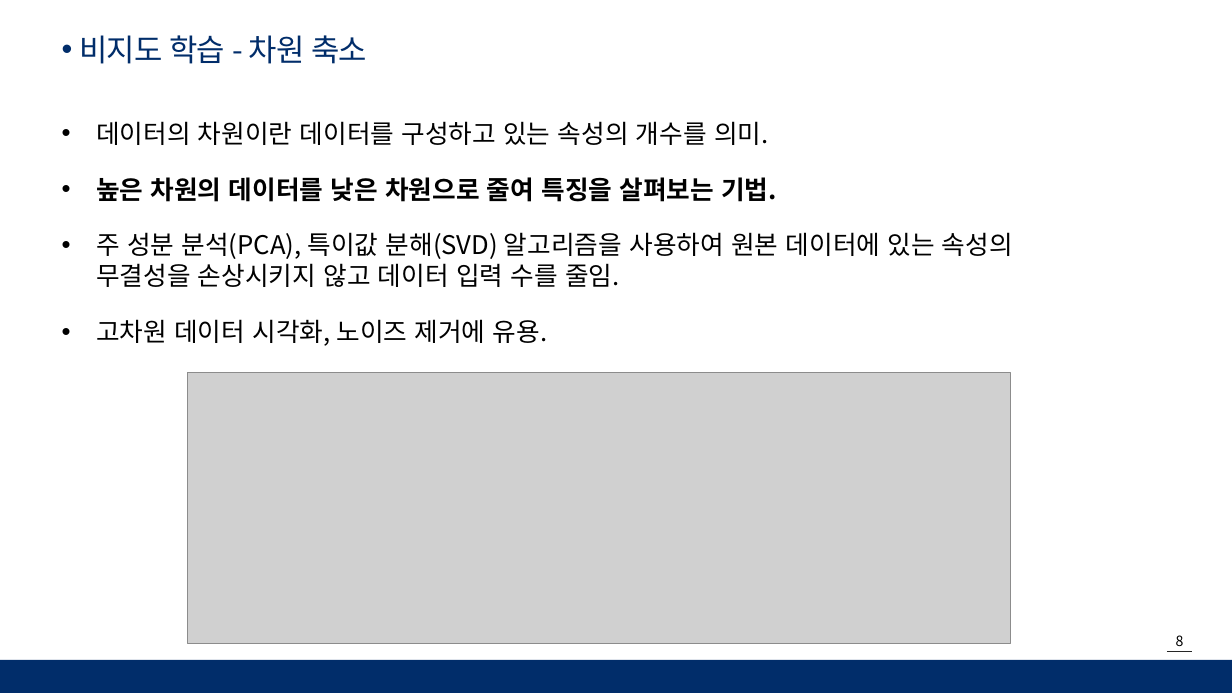
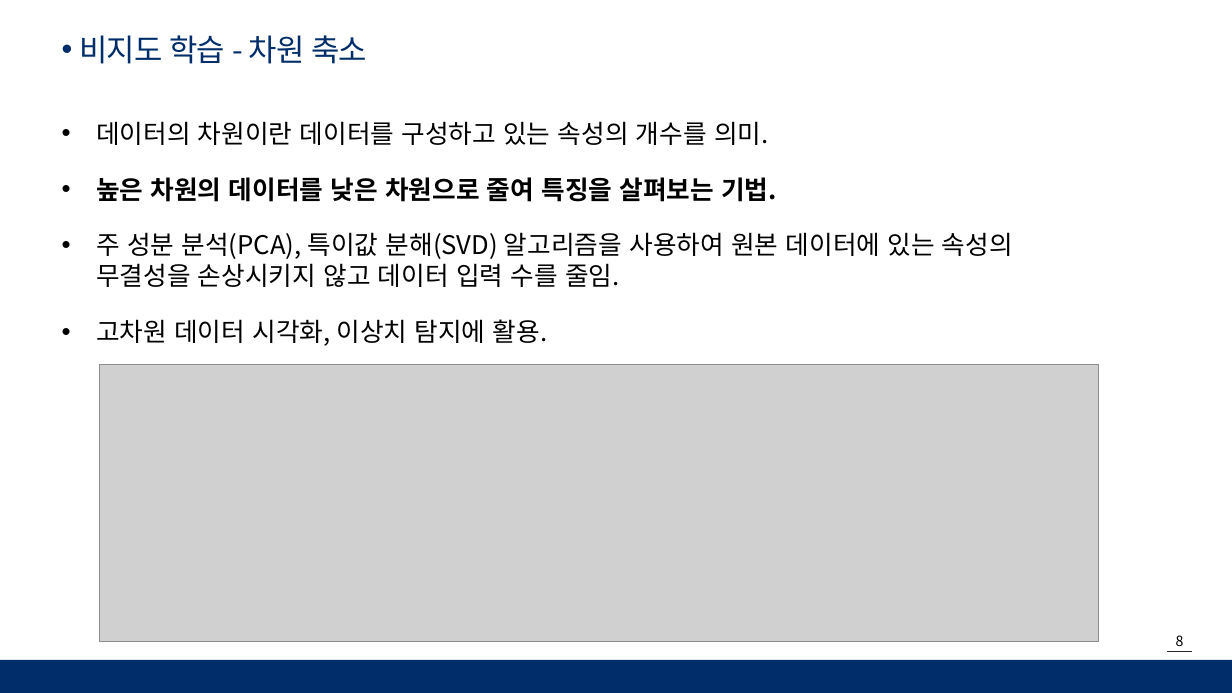
Before and after one commit to moonjanghyun/numpy, a slide deck: slide 8 of 머신러닝 _ MJH.pptx. Drawn at 1232x693 pixels with LibreOffice and Linux fonts; fonts in the diff are those of the drawing; grey boxes stand for pictures; background and template pictures are left out. Boxes give left, top, right and bottom in pixels: in the first picture for what was removed or moved away, otherwise in the second. Text is boxed around its words. In the diff, an @@ line names an element or a change of style, - is before the commit and + after.

```diff
--- a/머신러닝 _ MJH.pptx
+++ b/머신러닝 _ MJH.pptx
@@ text at [96,319,548,346]: text changed @@
-• 고차원 데이터 시각화, 노이즈 제거에 유용.
+• 고차원 데이터 시각화, 이상치 탐지에 활용.
@@ picture: place and size @@
-picture at [188,372,1011,643]
+picture at [99,365,1098,642]
```
Also in this commit, not shown: 6 other slides changed, 14 slides added.
